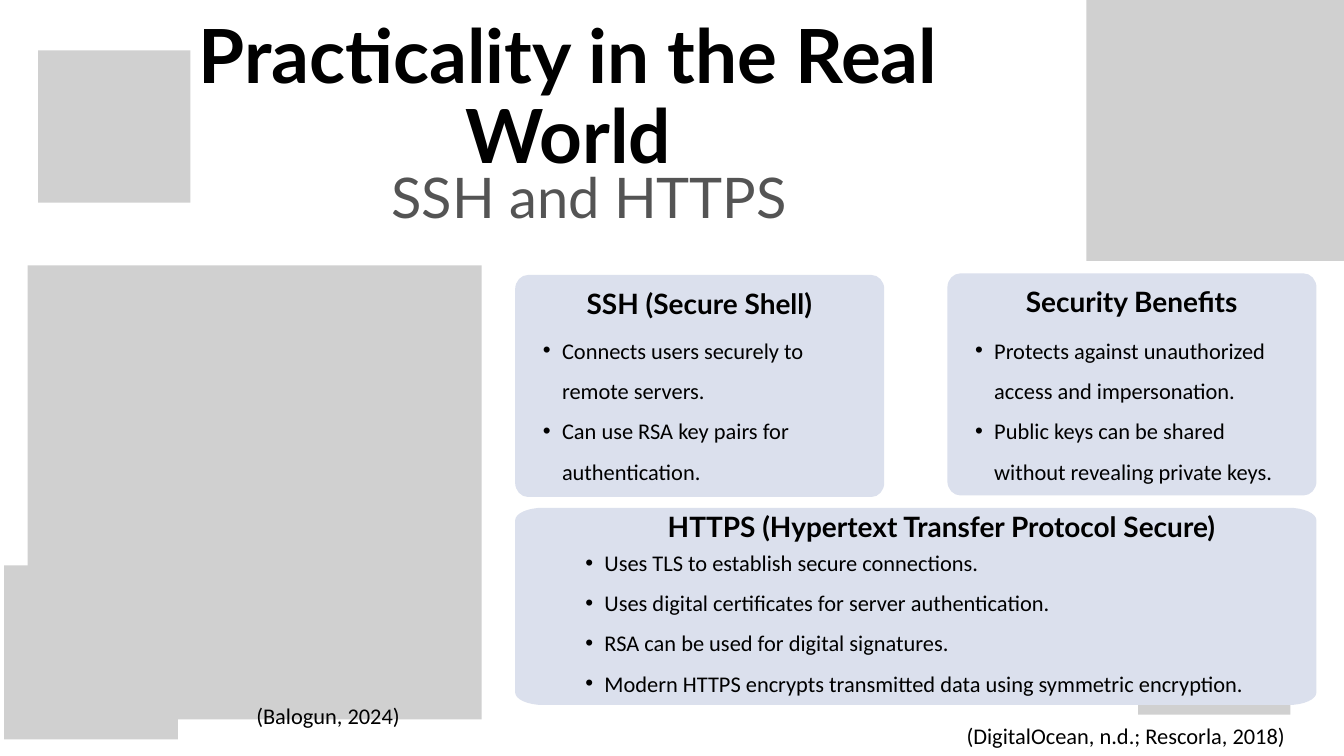
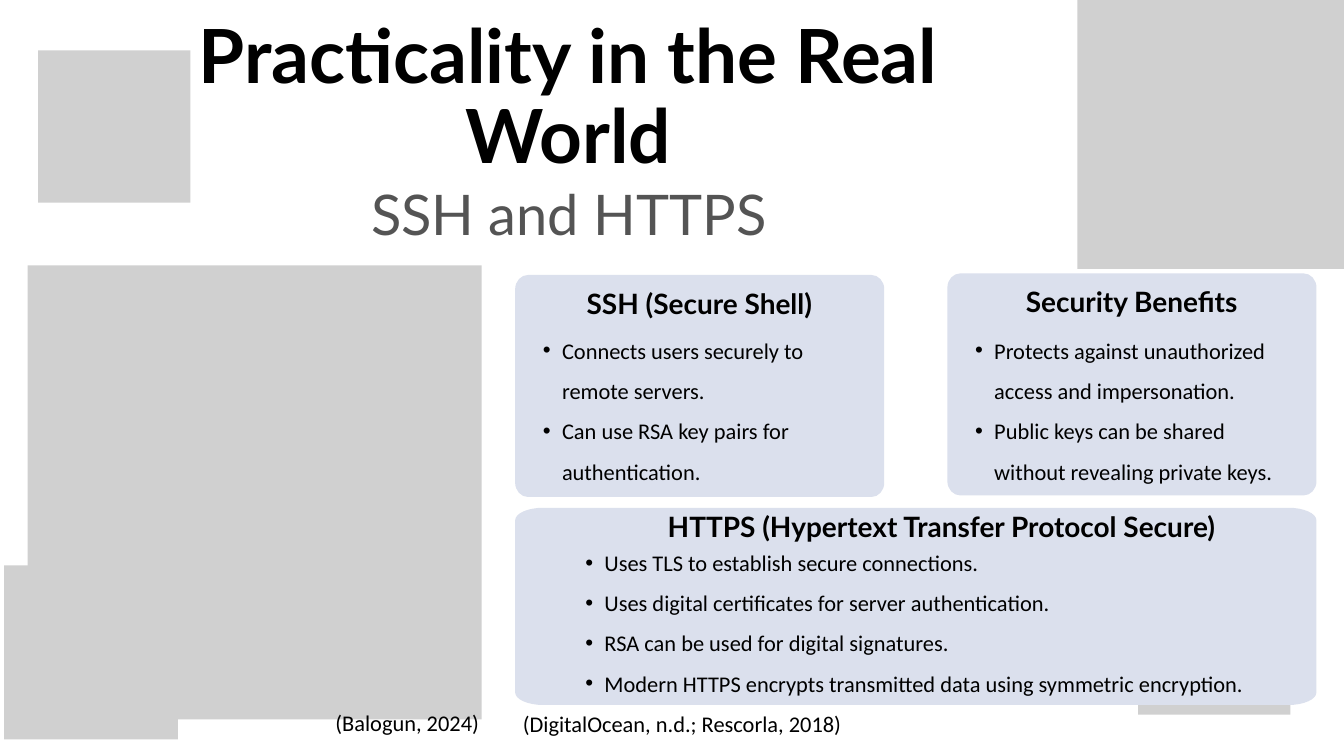
Before and after one commit to Muffinszer/cep146-teamproject1, a slide deck: slide 6 of CEP146NBB_Project1.pptx. Drawn at 1344x756 pixels with LibreOffice and Linux fonts; fonts in the diff are those of the drawing; grey boxes stand for pictures; background and template pictures are left out. Boxes give left, top, right and bottom in pixels: in the first picture for what was removed or moved away, otherwise in the second. Text is boxed around its words. In the diff, an @@ line names an element or a change of style, - is before the commit and + after.

Commit message:
Edited alignment and format
Edited alignment and format

```diff
--- a/CEP146NBB_Project1.pptx
+++ b/CEP146NBB_Project1.pptx
@@ picture: place and size @@
-picture at [1087,0,1344,261]
+picture at [1077,0,1344,269]
@@ text "SSH and HTTPS": place and size @@
-text "SSH and HTTPS" at [392,176,787,219]
+text "SSH and HTTPS" at [371,193,767,236]
@@ text "(Balogun, 2024)": place and size @@
-text "(Balogun, 2024)" at [256,708,400,730]
+text "(Balogun, 2024)" at [335,714,479,737]
@@ text "(DigitalOcean, n.d.; Rescorla, 2018)": place and size @@
-text "(DigitalOcean, n.d.; Rescorla, 2018)" at [967,728,1285,748]
+text "(DigitalOcean, n.d.; Rescorla, 2018)" at [523,716,841,736]
```
Also in this commit, not shown: 8 other slides changed.
